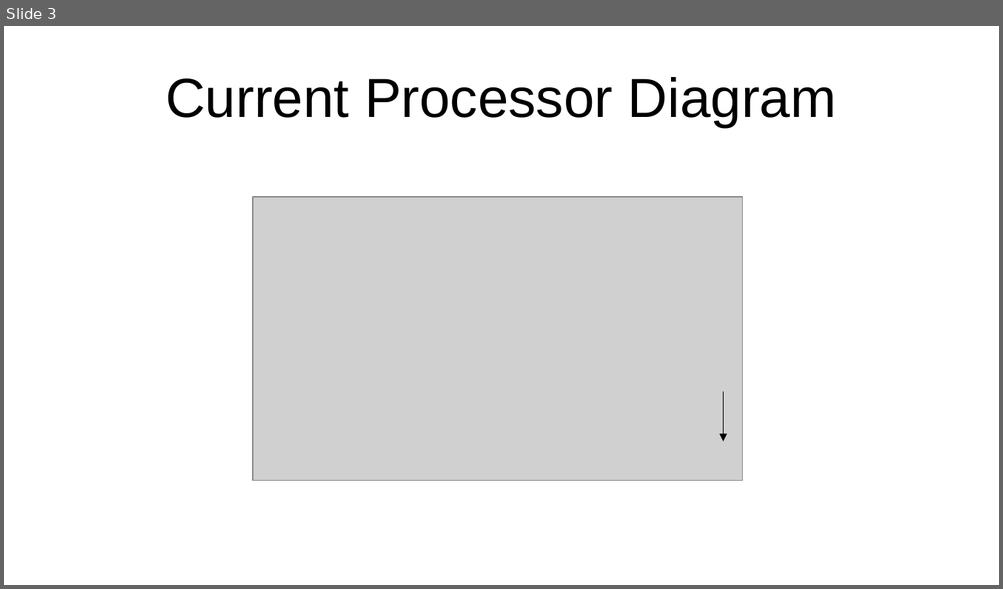
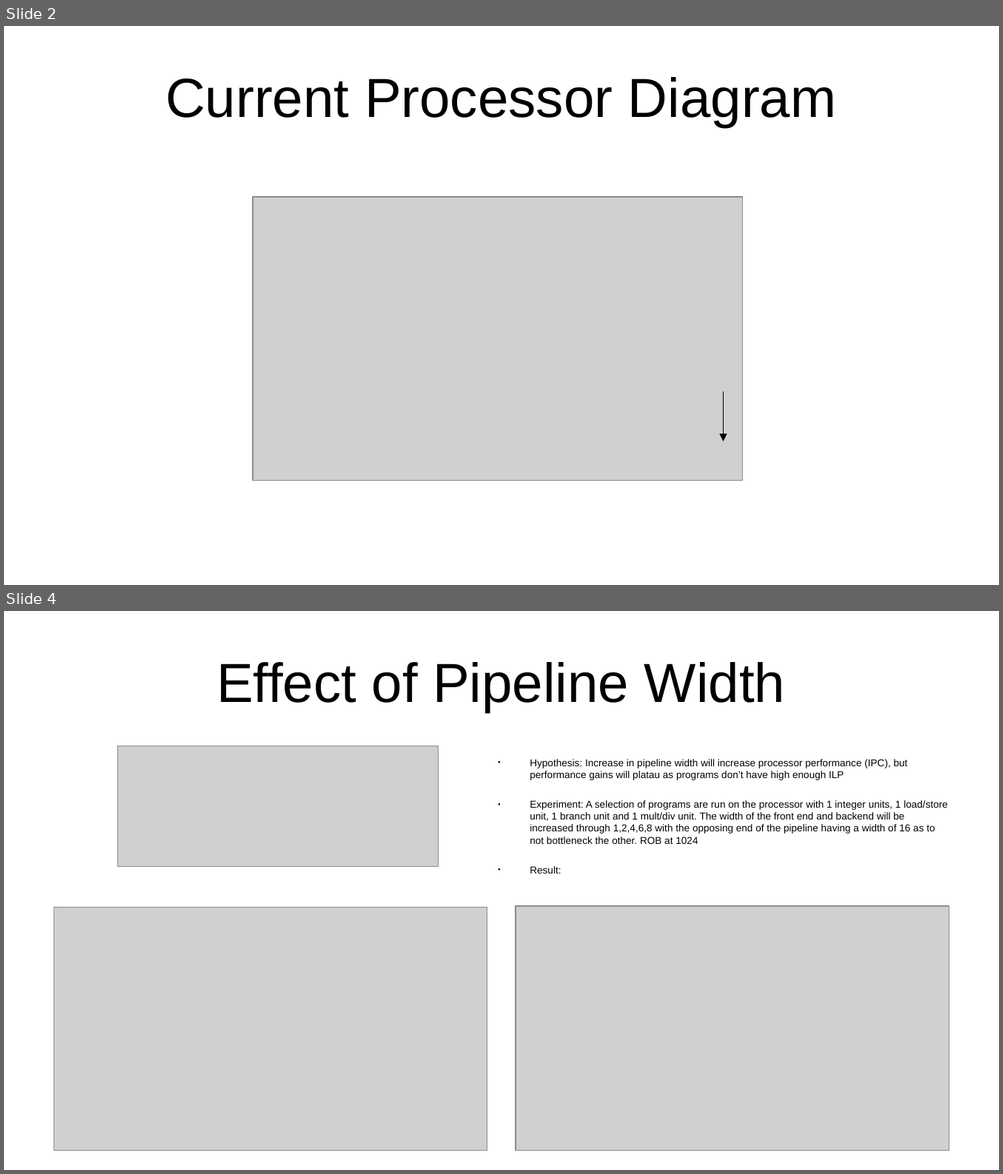
Before and after one commit to dANW34V3R/ACA, a slide deck: slides/slides.odp. Shown one above the other, each under a label of ours: slide 3 before the commit, slides 2 and 4 after it; the slides between them are not shown. The pictures are 1003x589 and 1003x1174 pixels, drawn with LibreOffice and Linux fonts; fonts in the diff are those of the drawing; grey boxes stand for pictures. Boxes give left, top, right and bottom in pixels: in the first picture for what was removed or moved away, otherwise in the second. Text is boxed around its words. In the diff, an @@ line names an element or a change of style, - is before the commit and + after.

```diff
--- a/slides/slides.odp
+++ b/slides/slides.odp
@@ slide 4 added at (x1=4, y1=611, x2=999, y2=1170), background #FFFFFF @@
@@ title added at (x1=216, y1=662, x2=785, y2=712), 44 pt, text #000000 @@
+Effect of Pipeline Width
@@ picture added at (x1=118, y1=746, x2=438, y2=867) @@
@@ text added at (x1=529, y1=759, x2=948, y2=874), 8 pt, text #000000 @@
+● Hypothesis: Increase in pipeline width will increase processor performance (IPC), but performance gains will platau as programs don’t have high enough ILP
+● Experiment: A selection of programs are run on the processor with 1 integer units, 1 load/store unit, 1 branch unit and 1 mult/div unit. The width of the front end and backend will be increased through 1,2,4,6,8 with the opposing end of the pipeline having a width of 16 as to not bottleneck the other. ROB at 1024
+● Result:
@@ picture added at (x1=54, y1=908, x2=486, y2=1152) @@
@@ picture added at (x1=516, y1=906, x2=949, y2=1150) @@
@@ what was slide 3 is now slide 2 @@
```
Also in this commit, not shown: 1 slide changed, 3 other slides added, 1 slide removed, 47 other files.
